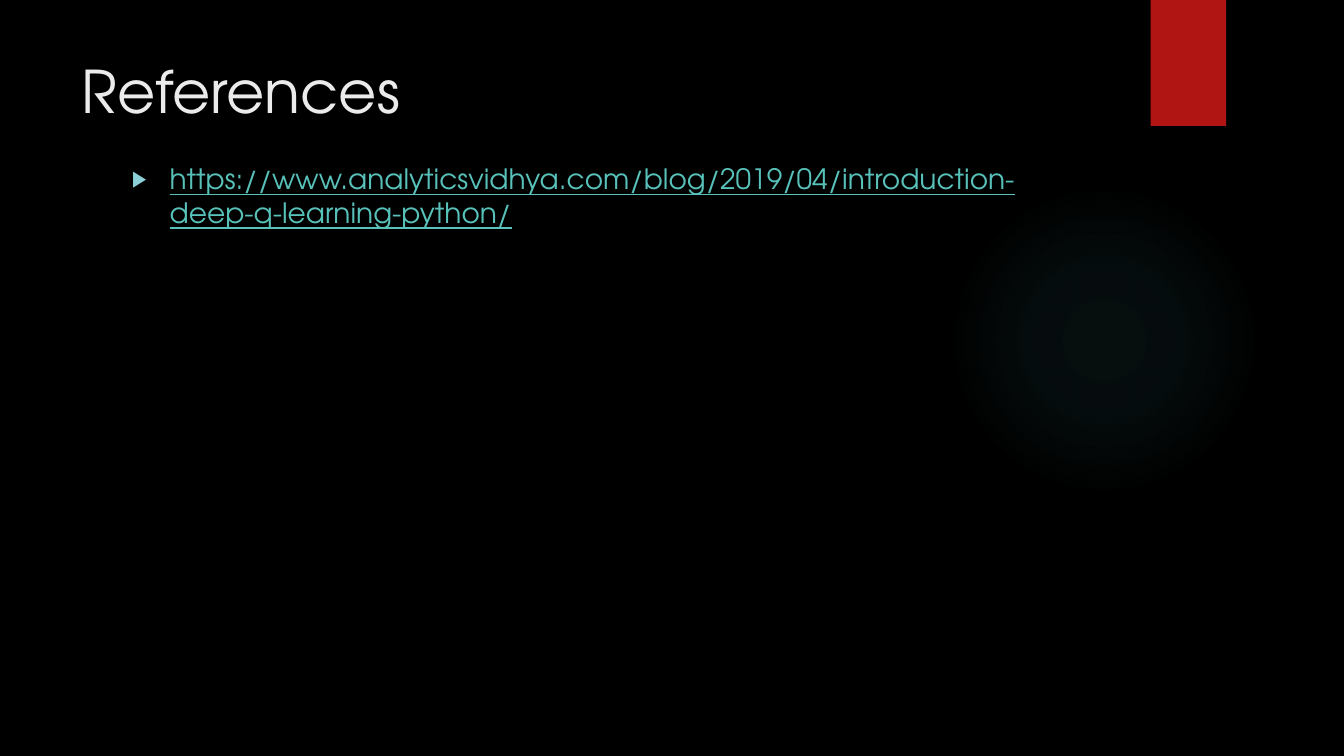
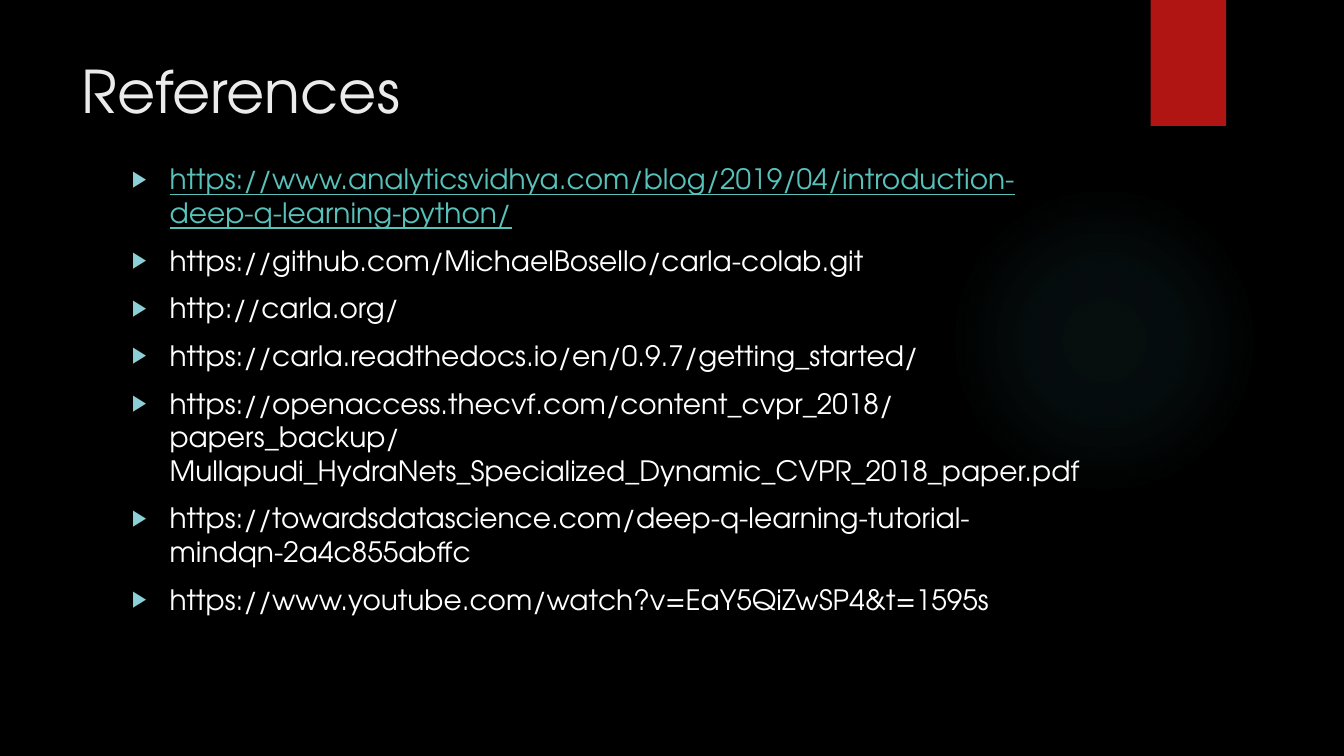
Before and after one commit to cybertraining-dsc/sp21-599-358, a slide deck: slide 8 of assignments/Assignment6/DeepQLearning.pptx. Drawn at 1344x756 pixels with LibreOffice and Linux fonts; fonts in the diff are those of the drawing; background and template pictures are left out. Boxes give left, top, right and bottom in pixels: in the first picture for what was removed or moved away, otherwise in the second. Text is boxed around its words. In the diff, an @@ line names an element or a change of style, - is before the commit and + after.

Commit message:
fixed powerpoint

```diff
--- a/assignments/Assignment6/DeepQLearning.pptx
+++ b/assignments/Assignment6/DeepQLearning.pptx
@@ text at (170, 250, 1080, 616): paragraphs added @@
+▶ https://github.com/MichaelBosello/carla-colab.git
+▶ http://carla.org/
+▶ https://carla.readthedocs.io/en/0.9.7/getting_started/
+▶ https://openaccess.thecvf.com/content_cvpr_2018/papers_backup/Mullapudi_HydraNets_Specialized_Dynamic_CVPR_2018_paper.pdf
+▶ https://towardsdatascience.com/deep-q-learning-tutorial-mindqn-2a4c855abffc
+▶ https://www.youtube.com/watch?v=EaY5QiZwSP4&t=1595s
```
